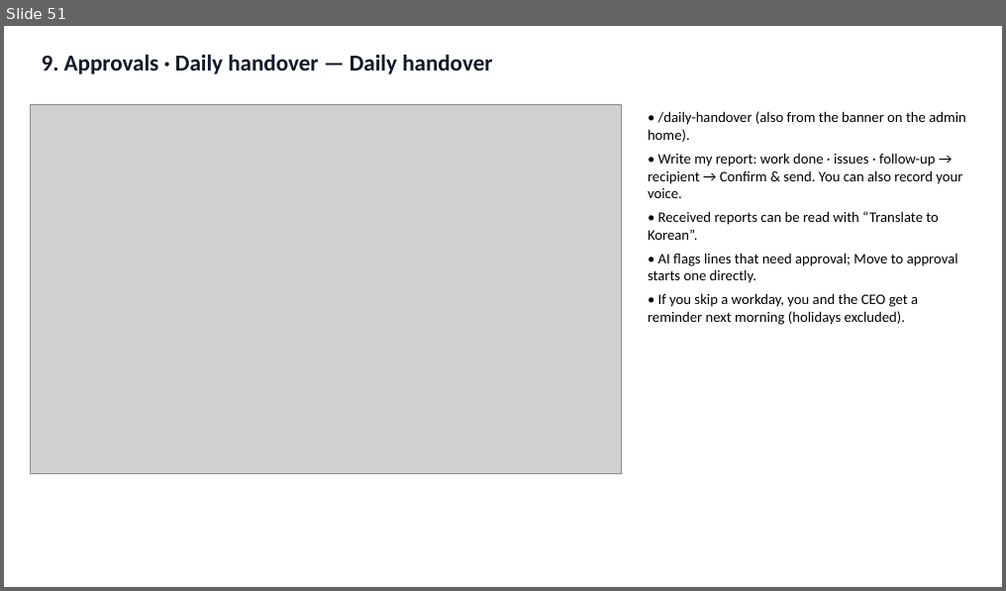
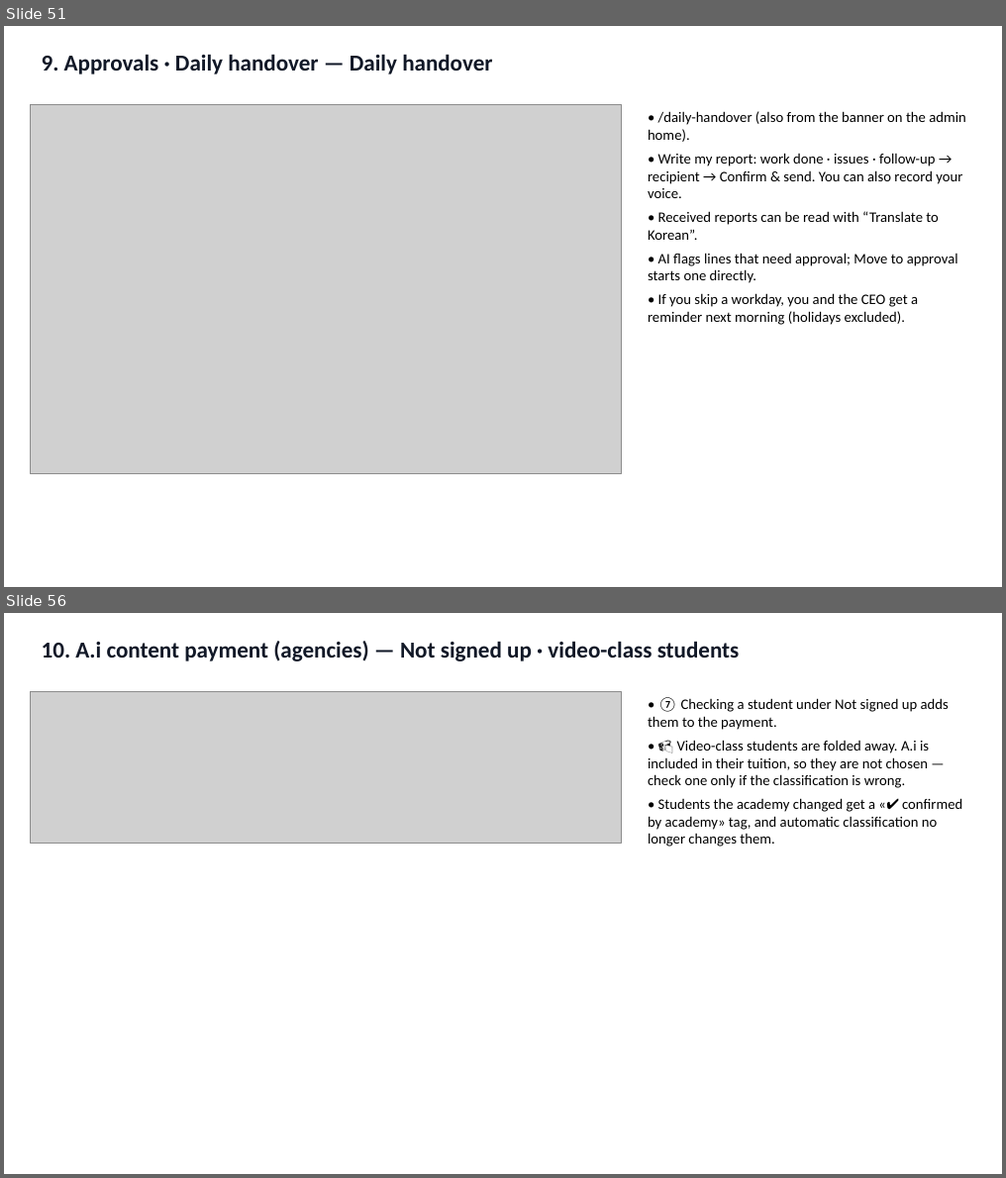
Before and after one commit to navy111p-sudo/mangoiweb, a slide deck: cloudflare-deploy/public/library/admin/admin-en.pptx. Shown one above the other, each under a label of ours: slide 51 before the commit, slides 51 and 56 after it; the slides between them are not shown. The pictures are 1006x591 and 1006x1178 pixels, drawn with LibreOffice and Linux fonts; fonts in the diff are those of the drawing; grey boxes stand for pictures. Boxes give left, top, right and bottom in pixels: in the first picture for what was removed or moved away, otherwise in the second. Text is boxed around its words. In the diff, an @@ line names an element or a change of style, - is before the commit and + after.

```diff
--- a/cloudflare-deploy/public/library/admin/admin-en.pptx
+++ b/cloudflare-deploy/public/library/admin/admin-en.pptx
@@ slide 56 added at bbox=[4, 613, 1002, 1174], background #FFFFFF @@
@@ text added at bbox=[42, 641, 740, 662], 22 pt, text #111827, bold @@
+10. A.i content payment (agencies) — Not signed up · video-class students
@@ picture added at bbox=[30, 691, 622, 843] @@
@@ text added at bbox=[648, 697, 962, 847], 14 pt, text #000000 @@
+• ⑦ Checking a student under Not signed up adds them to the payment.
+• 📹 Video-class students are folded away. A.i is included in their tuition, so they are not chosen — check one only if the classification is wrong.
+• Students the academy changed get a «✔ confirmed by academy» tag, and automatic classification no longer changes them.
```
Also in this commit, not shown: 3 slides changed, 6 other slides added, 21 other files.
